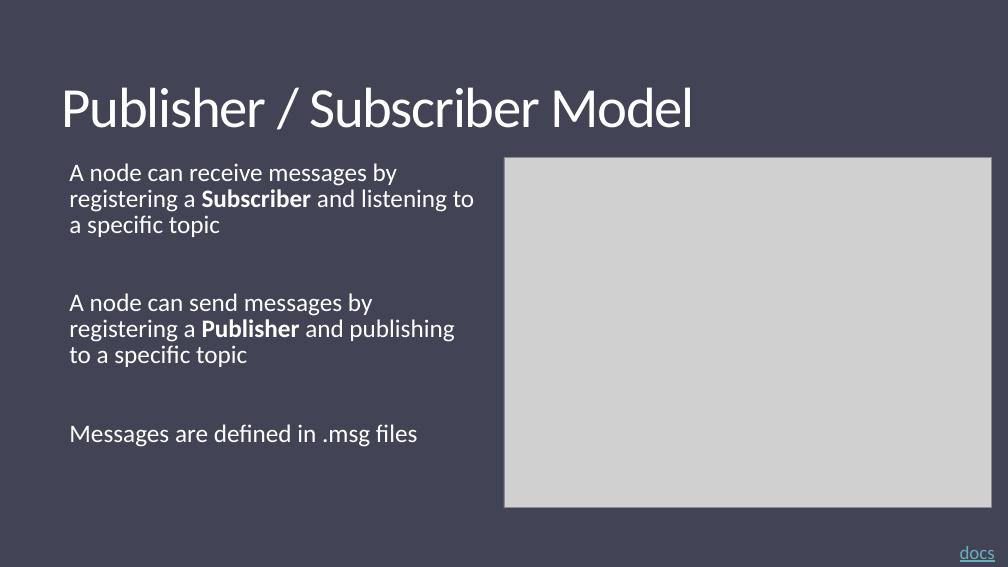
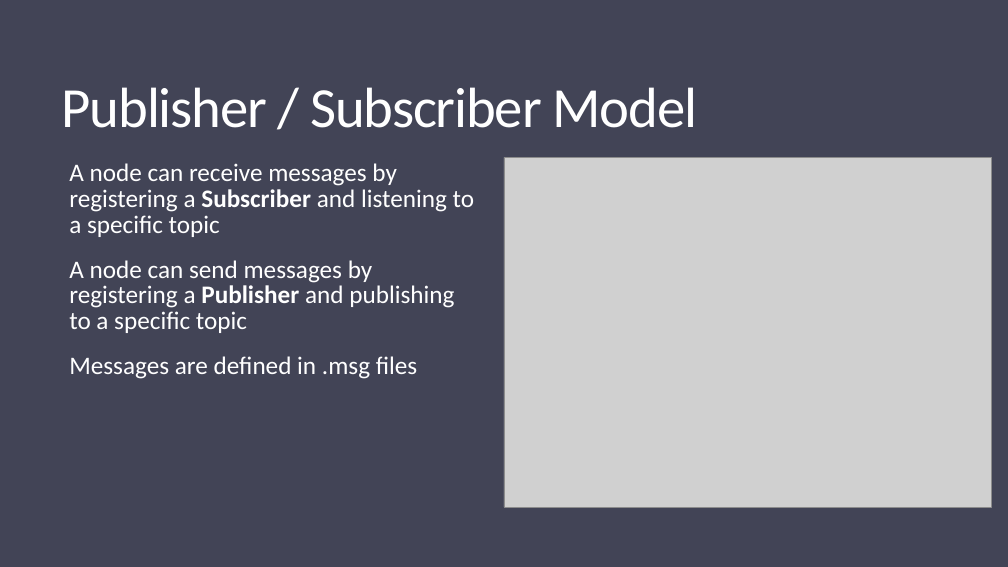
Before and after one commit to ObjExtract/ROS-Spring2019, a slide deck: slide 6 of week5/ROS Course Week 5.pptx. Drawn at 1008x567 pixels with LibreOffice and Linux fonts; fonts in the diff are those of the drawing; grey boxes stand for pictures. Boxes give left, top, right and bottom in pixels: in the first picture for what was removed or moved away, otherwise in the second. Text is boxed around its words. In the diff, an @@ line names an element or a change of style, - is before the commit and + after.

```diff
--- a/week5/ROS Course Week 5.pptx
+++ b/week5/ROS Course Week 5.pptx
@@ text "Publisher / Subscriber Model" at (62, 87, 697, 128): letter spacing -1.2 to -1.1 pt @@
@@ text "A node can receive messages ..." at (69, 163, 475, 379): less space between paragraphs @@
@@ text removed at (960, 546, 995, 562) @@
-docs
```
Also in this commit, not shown: 23 other slides changed, 2 slides added, 7 other files.
